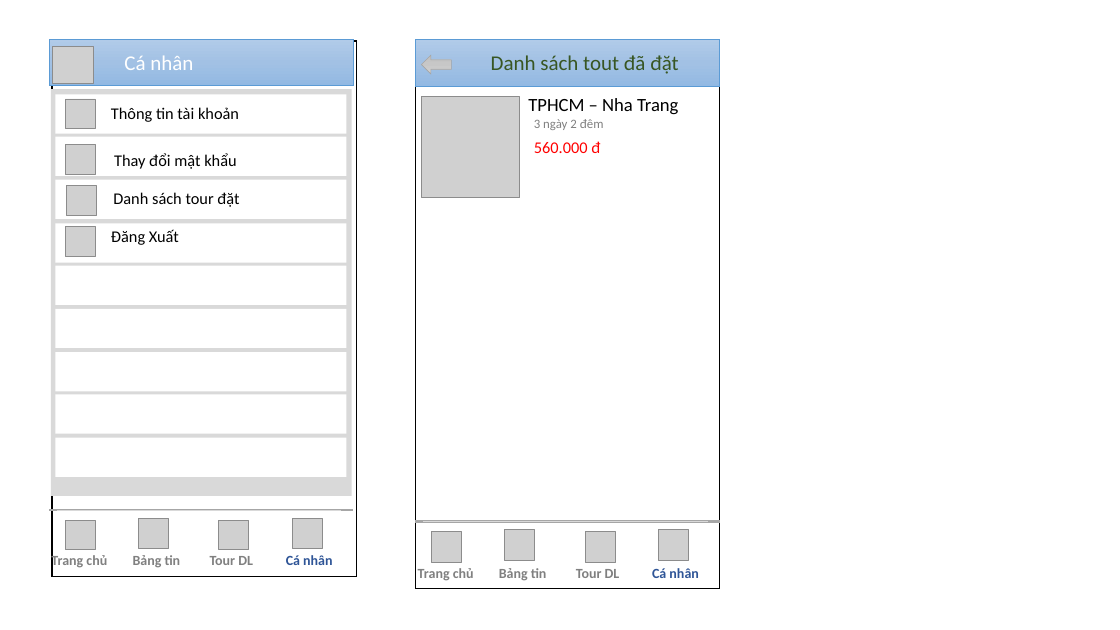
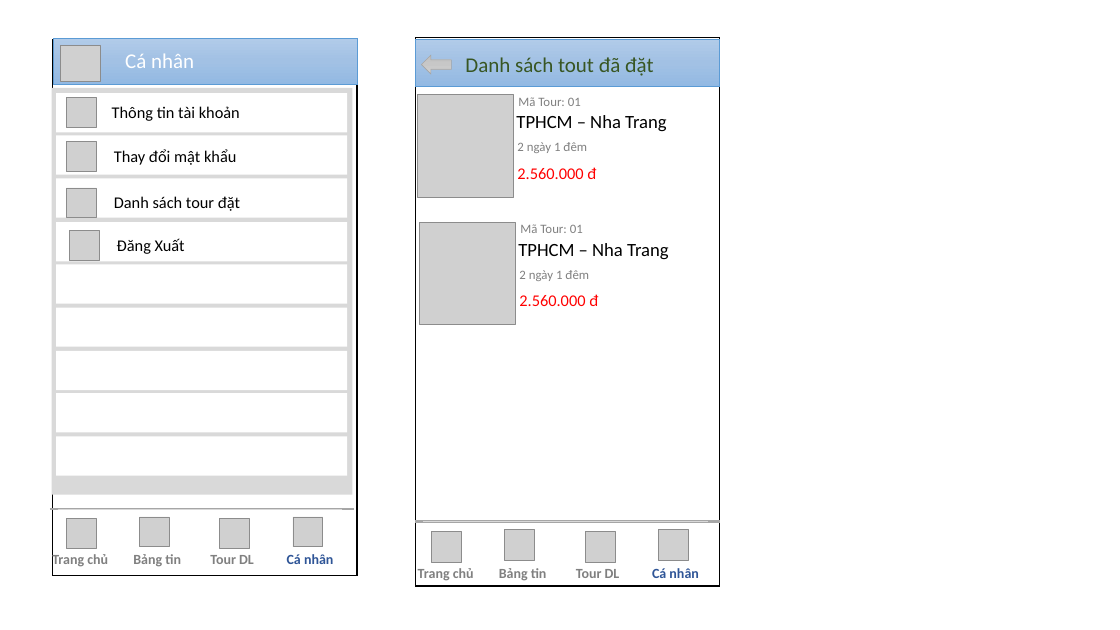
Before and after one commit to conghoangv624/Chuy-n-dd-nh-m-6, a slide deck: slide 12 of Document/CD1-Nhom6-Full.pptx (slide 10 before the commit). Drawn at 1120x630 pixels with LibreOffice and Linux fonts; fonts in the diff are those of the drawing; grey boxes stand for pictures. Boxes give left, top, right and bottom in pixels: in the first picture for what was removed or moved away, otherwise in the second. Text is boxed around its words. In the diff, an @@ line names an element or a change of style, - is before the commit and + after.

```diff
--- a/Document/CD1-Nhom6-Full.pptx
+++ b/Document/CD1-Nhom6-Full.pptx
@@ rectangle: place and size @@
-rectangle at (49, 39, 353, 86)
+rectangle at (54, 38, 358, 84)
@@ picture: place and size @@
-picture at (53, 46, 94, 83)
+picture at (60, 45, 101, 82)
@@ text "Danh sách tout đã đặt": place and size @@
-text "Danh sách tout đã đặt" at (491, 55, 678, 74)
+text "Danh sách tout đã đặt" at (465, 57, 653, 76)
@@ picture: place and size @@
-picture at (422, 97, 520, 197)
+picture at (418, 95, 513, 197)
@@ text "TPHCM – Nha Trang": place and size @@
-text "TPHCM – Nha Trang" at (528, 98, 678, 115)
+text "TPHCM – Nha Trang" at (516, 115, 666, 131)
@@ text added at (518, 97, 581, 106), 11 pt, text #808080 @@
+Mã Tour: 01
@@ text "Thay đổi mật khẩu": place and size @@
-text "Thay đổi mật khẩu" at (114, 153, 236, 169)
+text "Thay đổi mật khẩu" at (114, 149, 236, 165)
@@ text at (517, 142, 587, 153): text changed @@
-3 ngày 2 đêm
+2 ngày 1 đêm
@@ text at (517, 167, 596, 179): text changed @@
-560.000 đ
+2.560.000 đ
@@ text "Danh sách tour đặt": place and size @@
-text "Danh sách tour đặt" at (113, 192, 239, 207)
+text "Danh sách tour đặt" at (114, 196, 240, 211)
@@ picture: place and size @@
-picture at (66, 227, 96, 257)
+picture at (70, 231, 100, 261)
@@ text "Đăng Xuất": place and size @@
-text "Đăng Xuất" at (111, 229, 179, 245)
+text "Đăng Xuất" at (117, 238, 185, 254)
@@ picture added at (420, 222, 516, 324) @@
@@ text added at (520, 224, 583, 233), 11 pt, text #808080 @@
+Mã Tour: 01
@@ text added at (518, 243, 668, 259), 16 pt, text #000000 @@
+TPHCM – Nha Trang
@@ text added at (519, 270, 589, 281), 11 pt, text #808080 @@
+2 ngày 1 đêm
@@ text added at (519, 294, 598, 306), 14 pt, text #FF0000 @@
+2.560.000 đ
```
Also in this commit, not shown: 11 other slides changed, 7 slides added, 3 slides removed.
